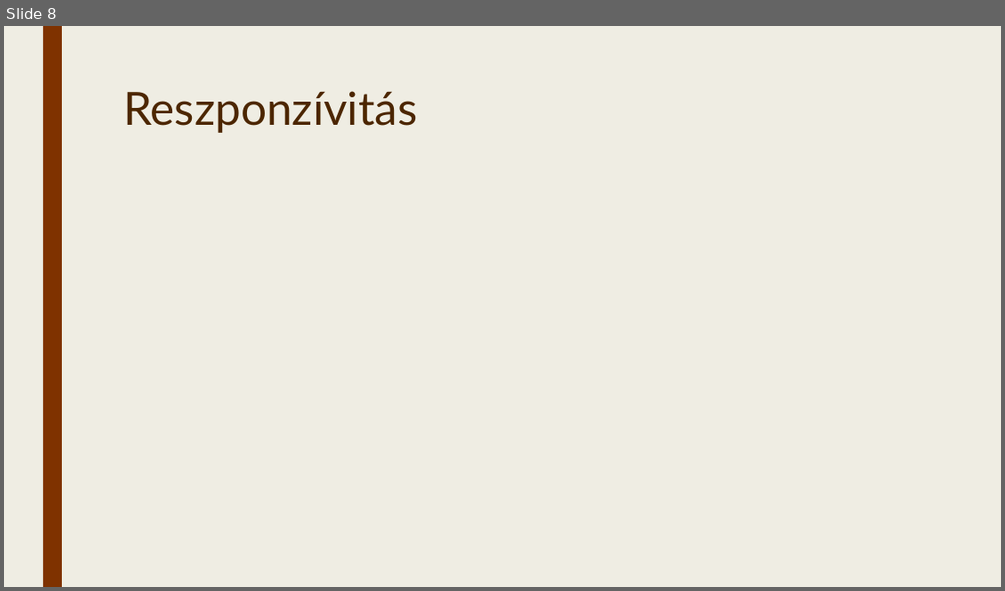
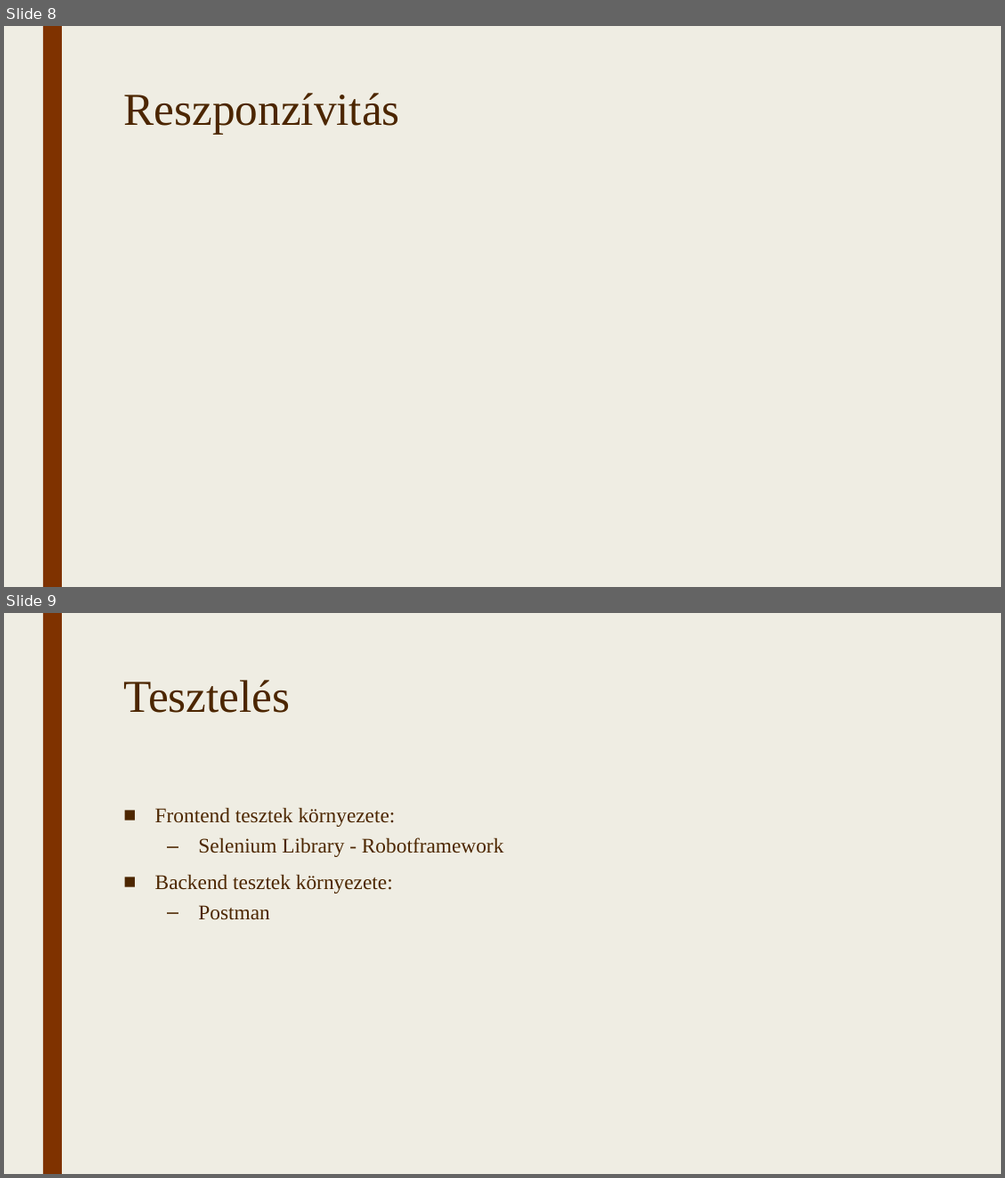
Before and after one commit to TothpalIstvano/13_S1_4_vizsgaremek, a slide deck: Fájlok/Bemutató.pptx. Shown one above the other, each under a label of ours: slide 8 before the commit, slides 8 and 9 after it. The pictures are 1005x591 and 1005x1178 pixels, drawn with LibreOffice and Linux fonts; fonts in the diff are those of the drawing. Boxes give left, top, right and bottom in pixels: in the first picture for what was removed or moved away, otherwise in the second. Text is boxed around its words. In the diff, an @@ line names an element or a change of style, - is before the commit and + after.

```diff
--- a/Fájlok/Bemutató.pptx
+++ b/Fájlok/Bemutató.pptx
@@ slide 9 added at (x1=4, y1=613, x2=1001, y2=1174), background #EFEDE3; not listed: 1 template element that a slide beside it also shows @@
@@ title added at (x1=123, y1=680, x2=290, y2=713), 44 pt, text #4C2600 @@
+Tesztelés
@@ text added at (x1=155, y1=807, x2=504, y2=920), 20 pt, text #4C2600 @@
+■ Frontend tesztek környezete:
+  – Selenium Library - Robotframework
+■ Backend tesztek környezete:
+  – Postman
@@ slide 8 changed as well @@
@@ title "Reszponzívitás" at (x1=123, y1=93, x2=400, y2=134): font Lato to Times New Roman @@
```
Also in this commit, not shown: 7 other slides changed, 3 other slides added, 4 slides removed.
